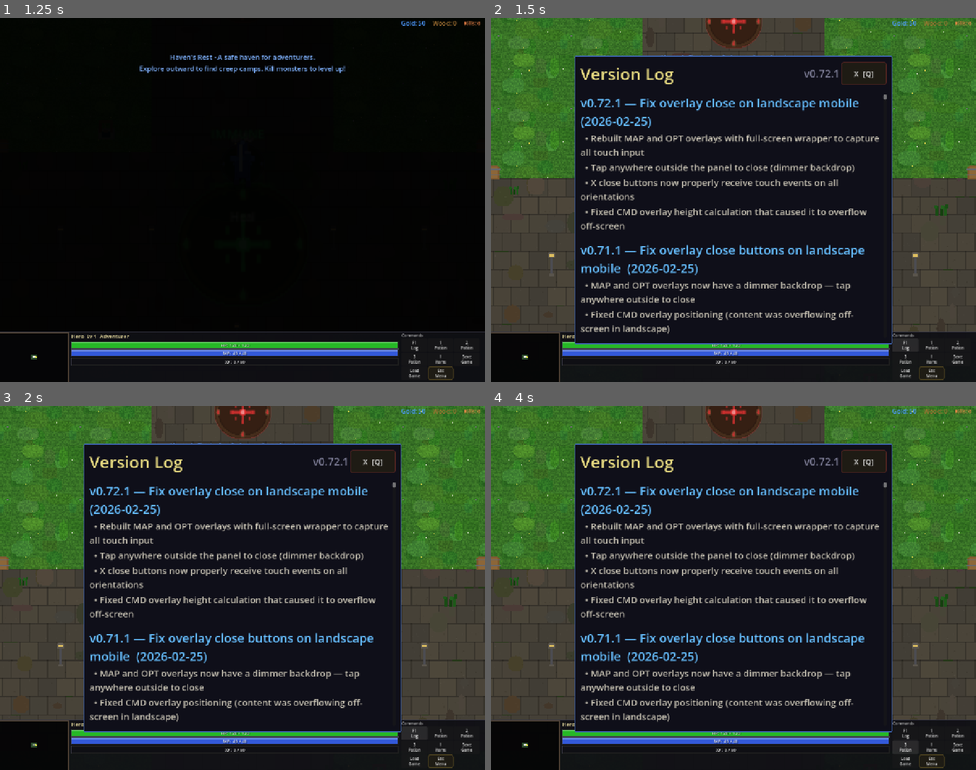
Above: before the commit, frames 1-4 (two rows, left to right).
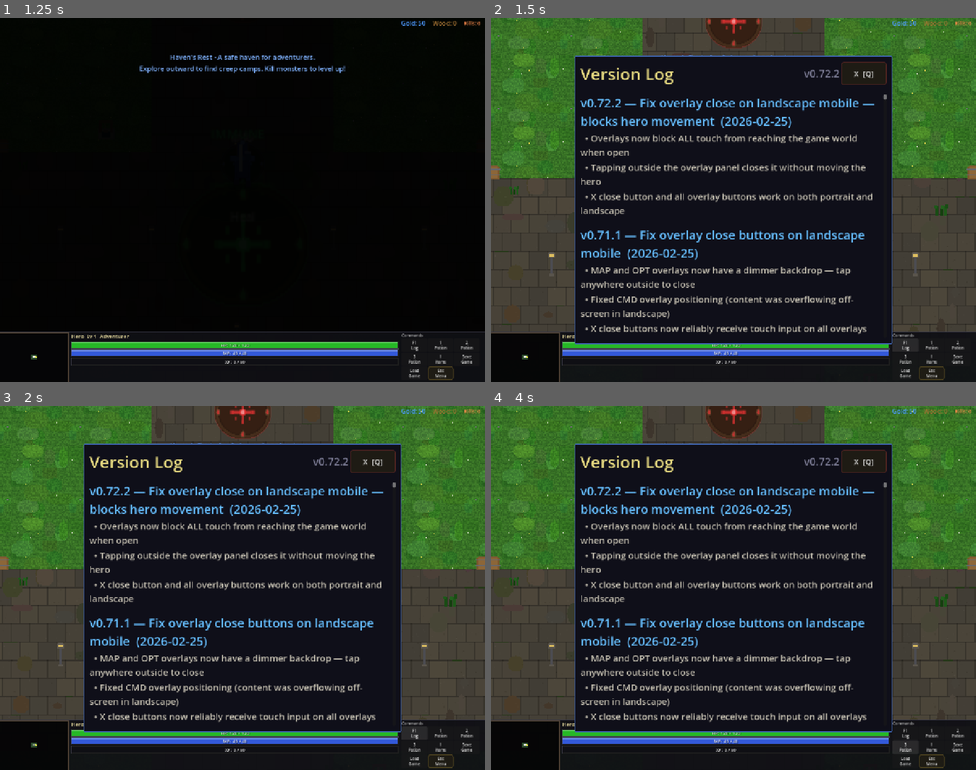
Above: after the commit, the same moments.

Repository: slxny/legends-open-rpg
Game: Godot game, scene res://scenes/main.tscn
The game is run twice, just before and just after one commit, with the same random seed, the same clock (stepped at 60 frames per second) and the same inputs.
Inputs (mouse positions are in pixels of both pictures, inside the frame that each line leads up to):
- Up to frame 1 (1.25 s): tap Enter at 0.5 s; move the mouse to (218, 272) at 0.52 s; hold W (move_up) from 0.53 s (still down); hold Space (attack) from 0.53 s (still down); click (218, 272) at 0.67 s
- Up to frame 2 (1.5 s): release W (move_up) at 1.25 s; release Space (attack) at 1.25 s; click "F1 Log" at 1.25 s
- Up to frame 3 (2 s): no input
- Up to frame 4 (4 s): click "1 Potion" at 2 s; click "2 Potion" at 2.75 s; click "3 Potion" at 3.5 s

Frame 1 is identical in both runs. In frame 2, 8.5% of the frame differs, in the area x 18-80%, y 14-87%; in frame 3, 8.5%; in frame 4, 8.5%.
Error in both runs: Invalid assignment of property or key '_mobile_potion_btns' with value of type 'Array' on a base object of type 'CharacterBody2D (player.gd)'. (res://scenes/ui…

Commit message:
Fix landscape overlay close: _input blocks touch from game world, tap-outside-to-close (v0.72.2)
Co-Authored-By: Claude Opus 4.6 <noreply@anthropic.com>

Diff:
--- a/scenes/ui/changelog_dialog.gd
+++ b/scenes/ui/changelog_dialog.gd
@@ -9,18 +9,17 @@
 var _is_visible: bool = false
 var _is_mobile: bool = false
 
-const GAME_VERSION := "v0.72.1"
+const GAME_VERSION := "v0.72.2"
 
 const CHANGELOG: Array[Dictionary] = [
 	{
-		"version": "v0.72.1",
-		"title": "Fix overlay close on landscape mobile",
-		"date": "2026-02-25",
-		"entries": [
-			"Rebuilt MAP and OPT overlays with full-screen wrapper to capture all touch input",
-			"Tap anywhere outside the panel to close (dimmer backdrop)",
-			"X close buttons now properly receive touch events on all orientations",
-			"Fixed CMD overlay height calculation that caused it to overflow off-screen",
+		"version": "v0.72.2",
+		"title": "Fix overlay close on landscape mobile — blocks hero movement",
+		"date": "2026-02-25",
+		"entries": [
+			"Overlays now block ALL touch from reaching the game world when open",
+			"Tapping outside the overlay panel closes it without moving the hero",
+			"X close button and all overlay buttons work on both portrait and landscape",
 		]
 	},
 	{
--- a/scenes/ui/hud.gd
+++ b/scenes/ui/hud.gd
@@ -48,12 +48,10 @@
 var _hint_tween: Tween = null
 
 # Command overlay (mobile)
-var _cmd_wrapper: Control = null  # Full-screen wrapper for input capture
 var _cmd_overlay: PanelContainer = null
 var _cmd_overlay_visible: bool = false
 
 # Minimap overlay (mobile)
-var _map_wrapper: Control = null  # Full-screen wrapper for input capture
 var _map_overlay: PanelContainer = null
 var _map_overlay_visible: bool = false
 var _map_overlay_vbox: VBoxContainer = null  # Overlay content container for reparenting minimap
@@ -240,25 +238,9 @@
 	var vp_size = get_viewport().get_visible_rect().size
 	var is_landscape = _is_mobile and vp_size.x > vp_size.y
 
-	# Full-screen wrapper — captures ALL input so nothing leaks to HUD behind
-	_cmd_wrapper = Control.new()
-	_cmd_wrapper.set_anchors_preset(Control.PRESET_FULL_RECT)
-	_cmd_wrapper.mouse_filter = Control.MOUSE_FILTER_STOP
-	_cmd_wrapper.visible = false
-
-	# Dimmer background — tap to close
-	var dimmer = ColorRect.new()
-	dimmer.set_anchors_preset(Control.PRESET_FULL_RECT)
-	dimmer.color = Color(0.0, 0.0, 0.0, 0.4)
-	dimmer.mouse_filter = Control.MOUSE_FILTER_STOP
-	dimmer.gui_input.connect(func(event: InputEvent):
-		if (event is InputEventMouseButton and event.pressed) or (event is InputEventScreenTouch and event.pressed):
-			_toggle_cmd_overlay()
-	)
-	_cmd_wrapper.add_child(dimmer)
-
-	# Panel overlay
 	_cmd_overlay = PanelContainer.new()
+	_cmd_overlay.visible = false
+	_cmd_overlay.mouse_filter = Control.MOUSE_FILTER_STOP
 	var style = StyleBoxFlat.new()
 	style.bg_color = Color(0.06, 0.06, 0.1, 0.96)
 	style.border_color = Color(0.4, 0.35, 0.2, 0.8)
@@ -376,22 +358,20 @@
 	)
 	grid.add_child(menu_b)
 
-	_cmd_wrapper.add_child(_cmd_overlay)
-	add_child(_cmd_wrapper)
+	add_child(_cmd_overlay)
 
 func _toggle_cmd_overlay() -> void:
 	# Close MAP overlay if open
-	if _map_wrapper and _map_overlay_visible:
+	if _map_overlay and _map_overlay_visible:
 		_map_overlay_visible = false
-		_map_wrapper.visible = false
+		_map_overlay.visible = false
 
 	_cmd_overlay_visible = !_cmd_overlay_visible
-	_cmd_wrapper.visible = _cmd_overlay_visible
+	_cmd_overlay.visible = _cmd_overlay_visible
 	_update_atk_button_visibility()
 	if _cmd_overlay_visible:
 		AudioManager.play_sfx("ui_tap", -4.0)
 		_update_overlay_potions()
-		# Position: centered, above bottom bar
 		await get_tree().process_frame
 		await get_tree().process_frame
 		var vp_size = get_viewport().get_visible_rect().size
@@ -425,25 +405,9 @@
 	var vp_size = get_viewport().get_visible_rect().size
 	var is_landscape = _is_mobile and vp_size.x > vp_size.y
 
-	# Full-screen wrapper — captures ALL input so nothing leaks to HUD behind
-	_map_wrapper = Control.new()
-	_map_wrapper.set_anchors_preset(Control.PRESET_FULL_RECT)
-	_map_wrapper.mouse_filter = Control.MOUSE_FILTER_STOP
-	_map_wrapper.visible = false
-
-	# Dimmer background — tap to close
-	var dimmer = ColorRect.new()
-	dimmer.set_anchors_preset(Control.PRESET_FULL_RECT)
-	dimmer.color = Color(0.0, 0.0, 0.0, 0.4)
-	dimmer.mouse_filter = Control.MOUSE_FILTER_STOP
-	dimmer.gui_input.connect(func(event: InputEvent):
-		if (event is InputEventMouseButton and event.pressed) or (event is InputEventScreenTouch and event.pressed):
-			_toggle_map_overlay()
-	)
-	_map_wrapper.add_child(dimmer)
-
-	# Panel overlay
 	_map_overlay = PanelContainer.new()
+	_map_overlay.visible = false
+	_map_overlay.mouse_filter = Control.MOUSE_FILTER_STOP
 	var style = StyleBoxFlat.new()
 	style.bg_color = Color(0.04, 0.04, 0.06, 0.96)
 	style.border_color = Color(0.3, 0.4, 0.55, 0.8)
@@ -476,17 +440,16 @@
 	close_btn.pressed.connect(_toggle_map_overlay)
 	title_row.add_child(close_btn)
 
-	_map_wrapper.add_child(_map_overlay)
-	add_child(_map_wrapper)
+	add_child(_map_overlay)
 
 func _toggle_map_overlay() -> void:
 	# Close CMD overlay if open
-	if _cmd_wrapper and _cmd_overlay_visible:
+	if _cmd_overlay and _cmd_overlay_visible:
 		_cmd_overlay_visible = false
-		_cmd_wrapper.visible = false
+		_cmd_overlay.visible = false
 
 	_map_overlay_visible = !_map_overlay_visible
-	_map_wrapper.visible = _map_overlay_visible
+	_map_overlay.visible = _map_overlay_visible
 	_update_atk_button_visibility()
 	if _map_overlay_visible:
 		AudioManager.play_sfx("ui_tap", -4.0)
@@ -592,7 +555,36 @@
 	# Start tutorial hints after a short delay
 	_start_tutorial_hints(hero_data)
 
+func _input(event: InputEvent) -> void:
+	# When an overlay is open, block ALL touch/click from reaching the game world
+	if not _cmd_overlay_visible and not _map_overlay_visible:
+		return
+	var is_touch = (event is InputEventMouseButton and event.pressed) or (event is InputEventScreenTouch and event.pressed)
+	if not is_touch:
+		return
+	var pos = event.position
+	# If tap is inside the overlay panel, let the buttons handle it
+	if _cmd_overlay_visible and _cmd_overlay and _cmd_overlay.get_global_rect().has_point(pos):
+		return
+	if _map_overlay_visible and _map_overlay and _map_overlay.get_global_rect().has_point(pos):
+		return
+	# Tap is outside the panel — close the overlay and consume the event
+	if _cmd_overlay_visible:
+		_toggle_cmd_overlay()
+	elif _map_overlay_visible:
+		_toggle_map_overlay()
+	get_viewport().set_input_as_handled()
+
 func _unhandled_input(event: InputEvent) -> void:
+	# Also catch any unhandled touch while overlay is open (belt and suspenders)
+	if _cmd_overlay_visible or _map_overlay_visible:
+		if (event is InputEventMouseButton and event.pressed) or (event is InputEventScreenTouch and event.pressed):
+			if _cmd_overlay_visible:
+				_toggle_cmd_overlay()
+			elif _map_overlay_visible:
+				_toggle_map_overlay()
+			get_viewport().set_input_as_handled()
+			return
 	if event is InputEventKey and event.pressed:
 		if event.keycode == KEY_F1:
 			_on_changelog_pressed()
